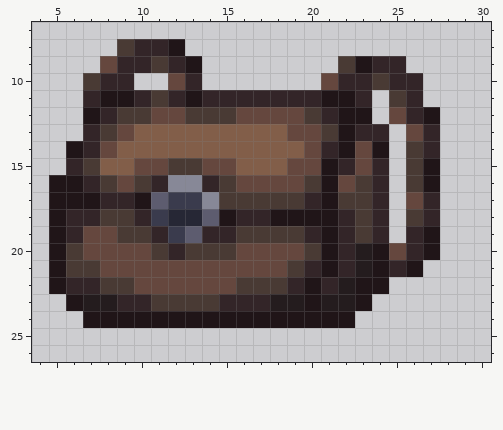
Two versions of one pixel-art sprite, Resources/Textures/_CP14/Clothing/Back/Satchel/leather_satchel.rsi/icon.png. Above is the file before it was changed.
The file is 32x32 pixels. Colours within 5 levels of each other are drawn and written as one. Shown: x 4..30, y 7..26.
Once edited:
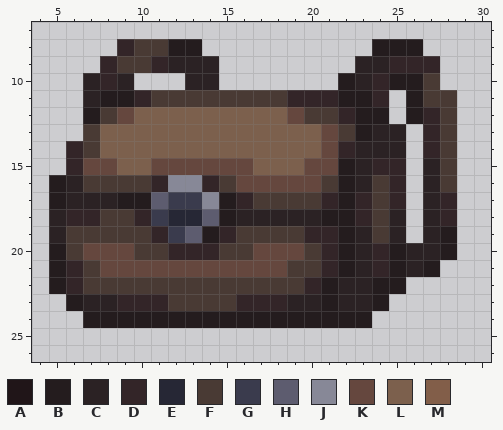
Palette (. is transparent): A #201518  B #241c1e  C #2b2224  D #332528  E #262735  F #493a34  G #3a3b4d  H #5d5c6f  J #878897  K #65473e  L #7c604d  M #825e49
Edits made:
y 8: x 9..13 FDDA. -> DFFBB; x 24..26 ... -> BBB
y 9: x 8..14 KDDFDA. -> DFFDCCC; x 22..24 FAD -> .CC; x 26..27 .. -> DD
y 10: x 7 F -> C; x 9 D -> C; x 12..14 KD. -> .CC; x 21..27 KDDFDD. -> .BCDBBF
y 11: x 7..9 DAA -> CBB; x 12..18 DADDDDD -> FFFFFFF; x 21..28 AAD.FD.. -> DBBD.BFF
y 12: x 7..18 ADFFKKFFFKKK -> BFKLLLLLLLLL; x 21..28 DAA.KDA. -> FDBB.BDF
y 13: x 7..26 DFKMMMMMMMMMKKFADD.K -> FLLLLLLLLLLLLLKFBCC.; x 28 . -> F
y 14: x 6..26 ADKMMMMMMMMMMMKDAKA.F -> DFLLLLLLLLLLLLLKDCCC.; x 28 . -> F
y 15: x 7..10 FMMK -> KKLL; x 12..13 FF -> KK; x 16..19 MMMK -> KLLL; x 21..23 ADK -> KBC; x 25..28 .FA. -> D.CF
y 16: x 5..7 AAD -> BCF; x 9 K -> F; x 20..28 FAKFD.FA. -> KFBCFD.CF
y 17: x 5..10 AAADDA -> BCCCBB; x 15..16 FF -> BD; x 20..28 DAFFD.KD. -> FDBDFD.CD
y 18: x 5 A -> C; x 15..28 ADDAAAADFD.FD. -> BCCCCCBBDFC.CD
y 19: x 5..8 ADKK -> CFFF; x 14 D -> B; x 21..28 ADFD.DA. -> DBCFC.CB
y 20: x 5 A -> B; x 10 K -> F; x 13..14 FF -> DD; x 16 K -> F; x 21..28 ADBAKDA. -> DBCDBCCB
y 21: x 5..6 AF -> BD; x 20..27 DADBADA. -> FDBCDBCB
y 22: x 5 A -> B; x 7 D -> F; x 10..15 KKKKKK -> FFFFFF; x 19..25 DADBAA. -> FDBCCBB
y 23: x 6..8 ABB -> BCC; x 11 F -> D; x 15 D -> F; x 18..20 BBA -> DCC; x 22..24 BA. -> CCB
y 24: x 7..23 AAAAAAAAAAAAAAAA. -> BBBBBBBBBBBBBBBBB
Changed places in both pictures, as pixel boxes (x1, y1, x2, y2):
changed: (49, 39, 457, 328)
